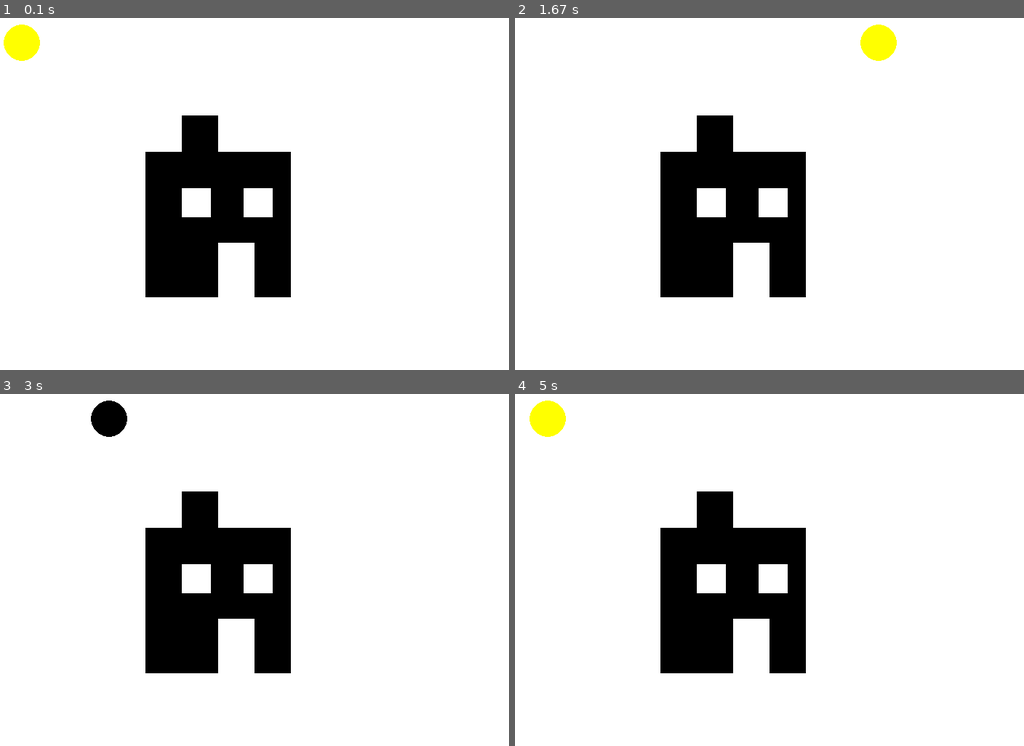
Above: before the commit, frames 1-4 (two rows, left to right).
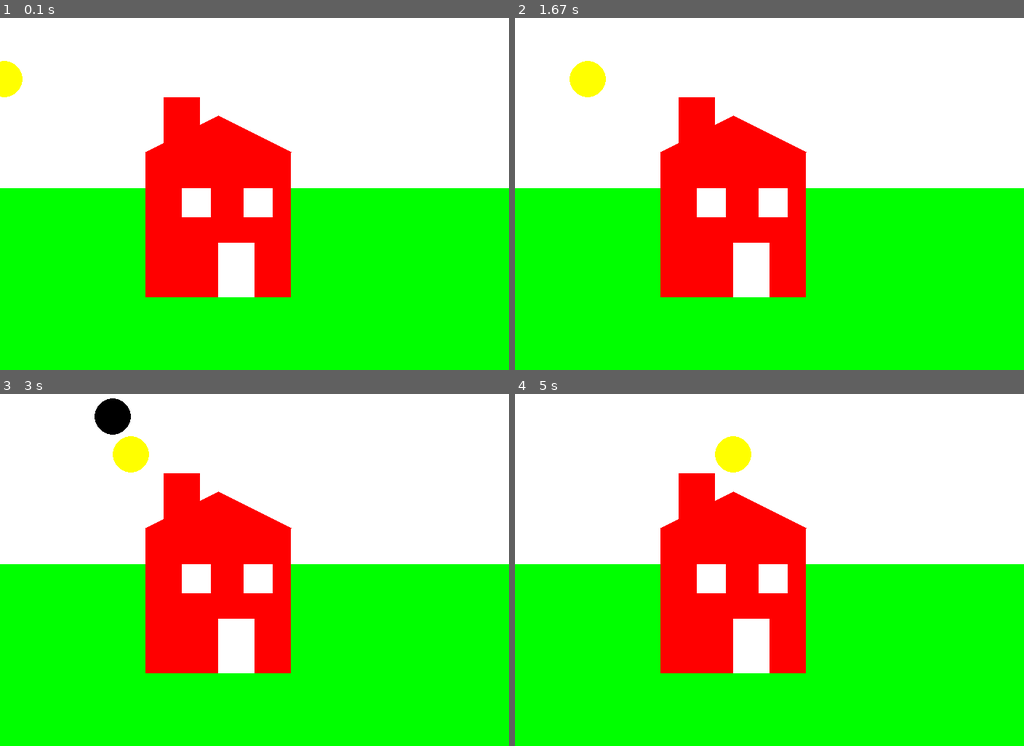
Above: after the commit, the same moments.

Repository: OscarCrosthwaite/Alvl---CS-Tasks
Game: pygame game, started from PYGAME/house.py
Same seed, same stepped clock (60 frames per second), same inputs: the game is played once before the commit and once after it.
Inputs:
- Up to frame 1 (0.1 s): no input
- Up to frame 2 (1.67 s): no input
- Up to frame 3 (3 s): no input
- Up to frame 4 (5 s): no input

The runs differ from the first frame. In frame 1, 56% of the frame differs, in the area x 0-100%, y 1-100%; in frame 2, 56%; in frame 3, 56%; in frame 4, 56%.

Commit message:
pong and house - pygame

Diff:
--- a/pygamesetup.py
+++ b/PYGAME/house.py
@@ -1,5 +1,6 @@
 #initialize pygame
 import pygame
+import math
 pygame.init()
 
 #pygame doesnt have its own colours
@@ -35,24 +36,35 @@
             done = True #flag that we are done and to exit the loop
 
     # -game logic is put here-
-
-    x_val += 5
+    y_val = math.cos(x_val) + 100
+    x_val += 1
     if x_val > 700:
         x_val = -750
     x2_val += 5
     if x2_val > 700:
         x2_val = -750
 
+
     # -drawing code is put here-
     screen.fill(WHITE)
+    if x_val < 0:
+        screen.fill(BLACK)
+    if x2_val < 0:
+        screen.fill(WHITE)
+
     #put all drawing code beneath the screen.fill command
-    pygame.draw.rect(screen, BLACK, [200, 200, 200, 200,])
-    pygame.draw.rect(screen, BLACK, [250, 150, 50, 75])
+
+
+    pygame.draw.rect(screen, GREEN, [0, 250, 700, 250])
+    pygame.draw.rect(screen, RED, [200, 200, 200, 200,])
+    pygame.draw.rect(screen, RED, [225, 125, 50, 75])
+    pygame.draw.polygon(screen, RED, [(200, 200), (400, 200), (300, 150)])
     pygame.draw.rect(screen, WHITE, [300, 325, 50, 75])
     pygame.draw.rect(screen, WHITE, [250, 250, 40, 40])
     pygame.draw.rect(screen, WHITE, [335, 250, 40, 40])
     pygame.draw.circle(screen, YELLOW, [x_val, y_val], 25)
-    pygame.draw.circle(screen, BLACK, [x2_val, y2_val], 25)
+    pygame.draw.circle(screen, WHITE, [x2_val, y2_val], 25)
+    pygame.draw.circle(screen, BLACK, [x2_val + 5, y2_val -3], 25)
 
 
 
--- /dev/null
+++ b/PYGAME/screensaver.py
@@ -0,0 +1,48 @@
+import pygame
+import math
+pygame.init()
+
+BLACK = ( 0, 0, 0)
+WHITE = ( 255, 255, 255)
+RED = (255, 0, 0)
+GREEN = (0, 255, 0)
+YELLOW = (255, 255, 0)
+BLUE = (0, 0, 255)
+
+size = (500, 500)
+screen = pygame.display.set_mode(size)
+
+x_val = 25
+y_val = 15
+x_off = 3
+y_off = 4
+
+done = False
+clock = pygame.time.Clock()
+while not done:
+    for event in pygame.event.get():
+        if event.type == pygame.QUIT:
+            done = True
+
+    #coding code
+    x_val += x_off
+    y_val += y_off
+    if x_val > 480:
+        x_off = -3
+    if y_val > 480:
+        y_off = -4
+    if x_val < 0:
+        x_off = 3
+    if y_val < 0:
+        y_off = 4
+
+
+    #drawing code
+    screen.fill(WHITE)
+    pygame.draw.rect(screen, BLACK, [x_val, y_val, 20, 20])
+    pygame.draw.rect(screen, BLACK, [490, y_val, 20, 60])
+    pygame.draw.rect(screen, BLACK, [0, y_val, 10, 60])
+
+
+    pygame.display.flip()
+    clock.tick(60)
